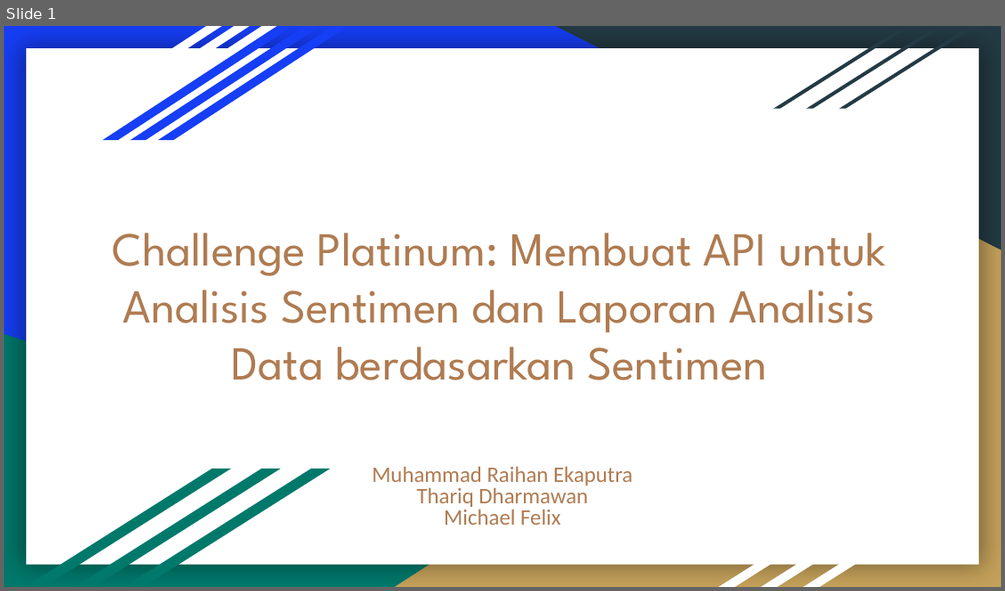
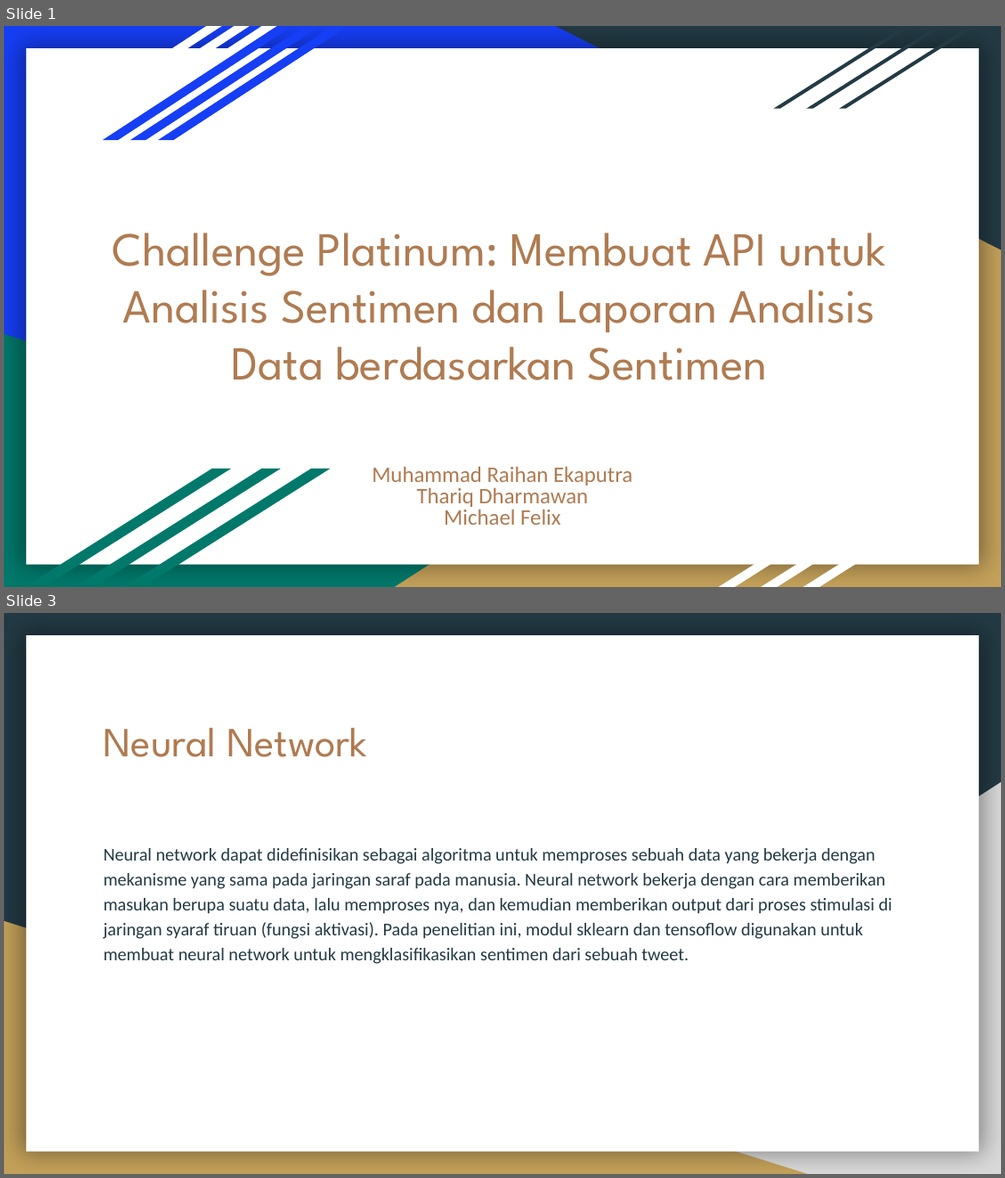
Before and after one commit to raihaneka50908/F_DSC2200908_08_Raihan_hate-speech_Platinum, a slide deck: Challenge Platinum_ Membuat API untuk Analisis Sentimen dan Laporan Analisis Data berdasarkan Sentimen.pptx. Shown one above the other, each under a label of ours: slide 1 before the commit, slides 1 and 3 after it; the slides between them are not shown. The pictures are 1005x591 and 1005x1178 pixels, drawn with LibreOffice and Linux fonts; fonts in the diff are those of the drawing. Boxes give left, top, right and bottom in pixels: in the first picture for what was removed or moved away, otherwise in the second. Text is boxed around its words. In the diff, an @@ line names an element or a change of style, - is before the commit and + after.

Commit message:
Update Challenge Platinum_ Membuat API untuk Analisis Sentimen dan Laporan Analisis Data berdasarkan Sentimen.pptx
PPT Final

```diff
--- a/Challenge Platinum_ Membuat API untuk Analisis Sentimen dan Laporan Analisis Data berdasarkan Sentimen.pptx
+++ b/Challenge Platinum_ Membuat API untuk Analisis Sentimen dan Laporan Analisis Data berdasarkan Sentimen.pptx
@@ slide 3 added at [4,613,1001,1174], background #233A44; not listed: 1 template element that a slide beside it also shows @@
@@ title added at [104,728,367,757], 30 pt, text #AF7B51 @@
+Neural Network
@@ right triangle added at [395,782,1001,1174], fill #D9D9D9 @@
@@ text added at [104,848,892,964], 13 pt, text #233A44 @@
+Neural network dapat didefinisikan sebagai algoritma untuk memproses sebuah data yang bekerja dengan mekanisme yang sama pada jaringan saraf pada manusia. Neural network bekerja dengan cara memberikan masukan berupa suatu data, lalu memproses nya, dan kemudian memberikan output dari proses stimulasi di jaringan syaraf tiruan (fungsi aktivasi). Pada penelitian ini, modul sklearn dan tensoflow digunakan untuk membuat neural network untuk mengklasifikasikan sentimen dari sebuah tweet.
@@ right triangle added at [4,921,808,1174], fill #C4A15A @@
```
Also in this commit, not shown: 2 slides changed, 6 other slides added, 5 slides removed.
